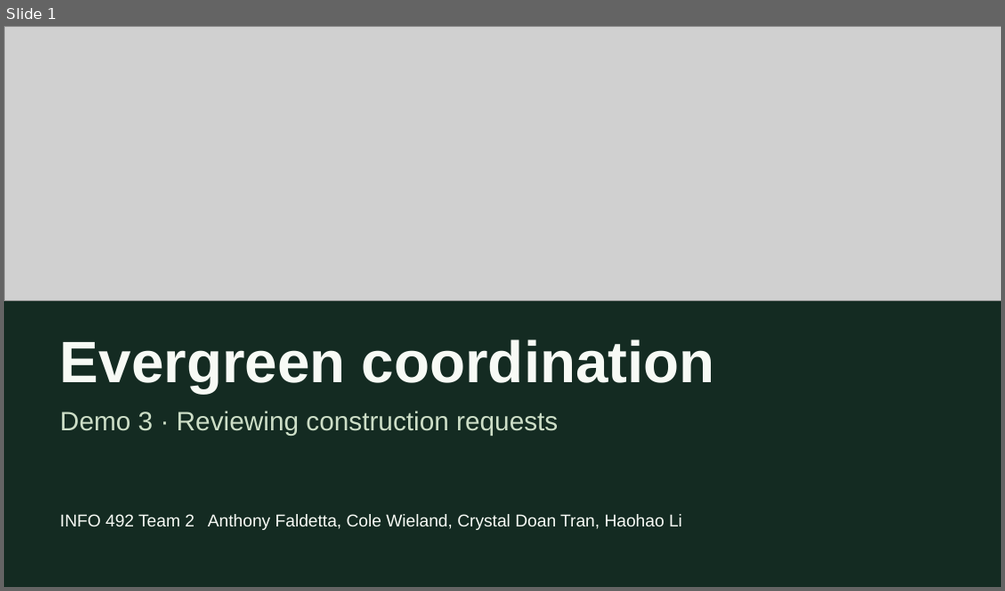
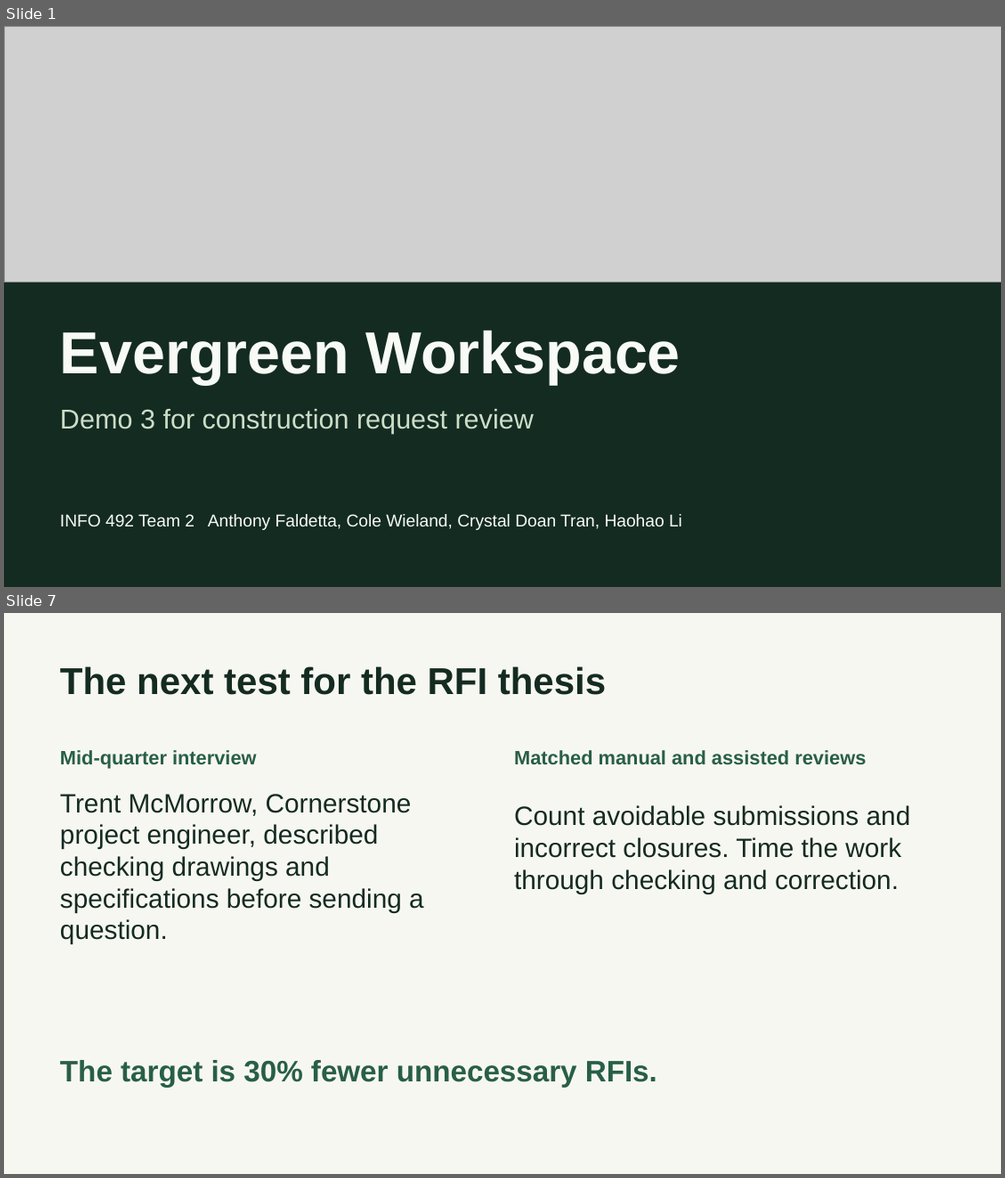
Before and after one commit to AnthonyFald/capstone-grp2, a slide deck: documents/demo-3/Demo 3 Presentation.pptx. Shown one above the other, each under a label of ours: slide 1 before the commit, slides 1 and 7 after it; the slides between them are not shown. The pictures are 1005x591 and 1005x1178 pixels, drawn with LibreOffice and Linux fonts; fonts in the diff are those of the drawing; grey boxes stand for pictures. Boxes give left, top, right and bottom in pixels: in the first picture for what was removed or moved away, otherwise in the second. Text is boxed around its words. In the diff, an @@ line names an element or a change of style, - is before the commit and + after.

Commit message:
Link live Evergreen accounts and revise Demo 3 presentation
Point the project homepage and legacy workspace landing at the verified Capstone Free sign-in. Show the signed-in intake and review workflow with actual local captures.

```diff
--- a/documents/demo-3/Demo 3 Presentation.pptx
+++ b/documents/demo-3/Demo 3 Presentation.pptx
@@ slide 7 added at (4,613,1001,1174), background #F7F7F1 @@
@@ text added at (60,666,606,695), 36 pt, text #142B22, bold @@
+The next test for the RFI thesis
@@ text added at (60,750,257,769), 18.8 pt, text #285F46, bold @@
+Mid-quarter interview
@@ text added at (514,750,866,765), 18.8 pt, text #285F46, bold @@
+Matched manual and assisted reviews
@@ text added at (60,794,424,944), 25.5 pt, text #142B22 @@
+Trent McMorrow, Cornerstone project engineer, described checking drawings and specifications before sending a question.
@@ text added at (514,805,911,893), 25.5 pt, text #142B22 @@
+Count avoidable submissions and incorrect closures. Time the work through checking and correction.
@@ text added at (60,1060,657,1087), 28.5 pt, text #285F46, bold @@
+The target is 30% fewer unnecessary RFIs.
@@ slide 1 changed as well @@
@@ picture: place and size @@
-picture at (4,26,1001,301)
+picture at (4,26,1001,282)
@@ text at (60,329,680,384): text changed; size 56.2 to 57 pt @@
-Evergreen coordination
+Evergreen Workspace
@@ text at (60,409,534,434): text changed; size 25.5 to 26.2 pt @@
-Demo 3 · Reviewing construction requests
+Demo 3 for construction request review
```
Also in this commit, not shown: 5 other slides added, 5 slides removed, 7 other files.
